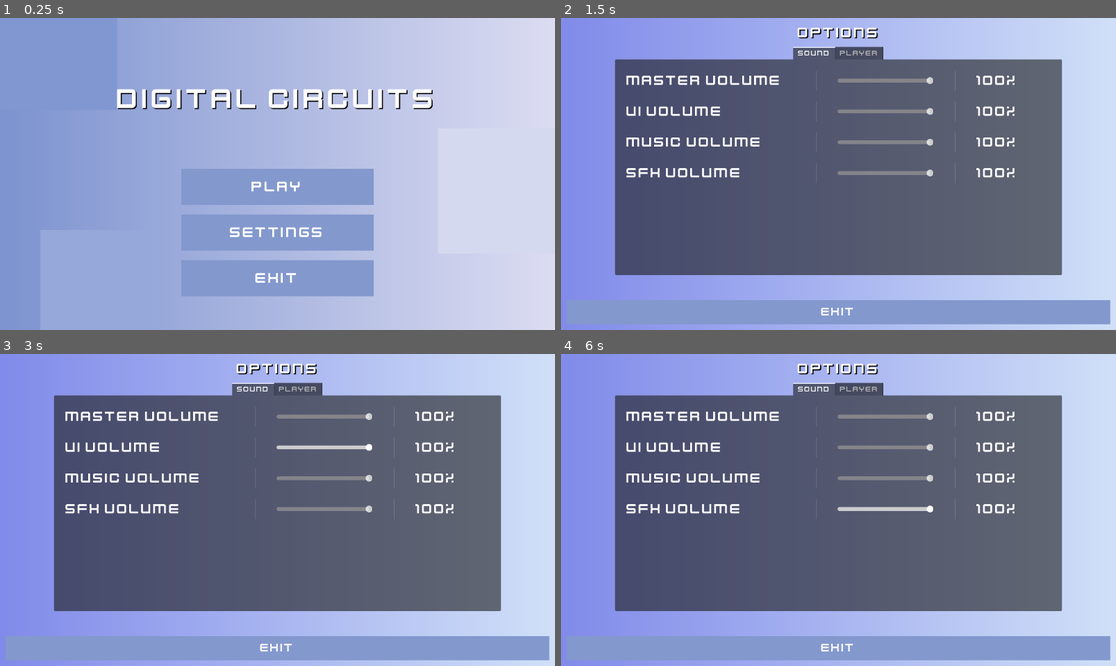
Above: before the commit, frames 1-4 (two rows, left to right).
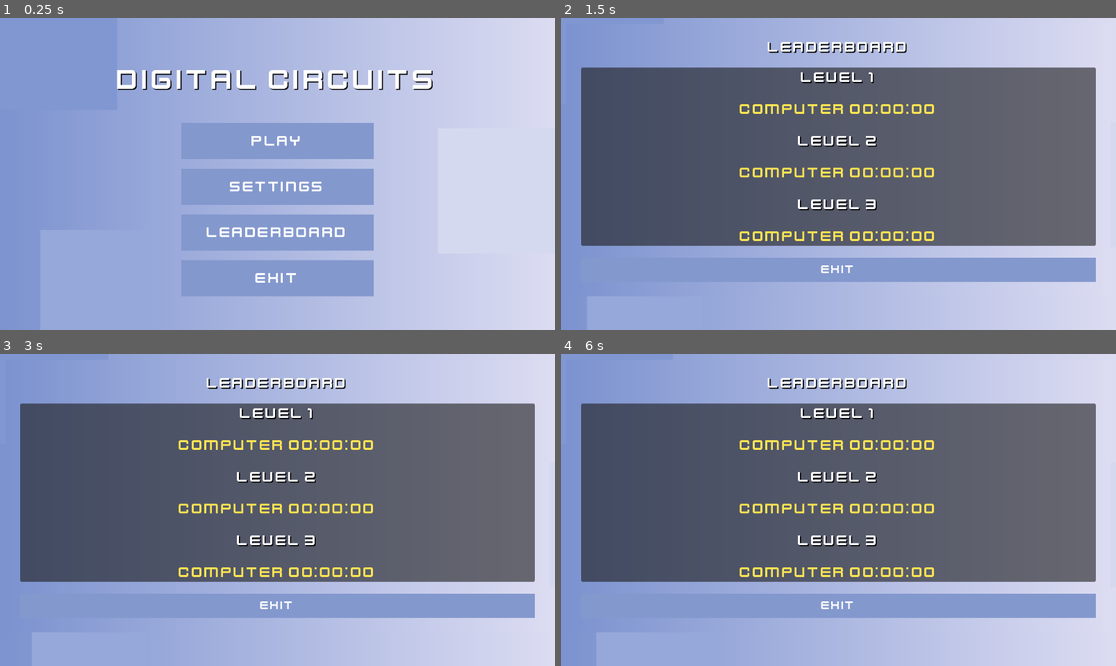
Above: after the commit, the same moments.

Repository: IllBeWatchingU/MSI-Project-UC
Game: Godot game, scene res://scenes/Menus/MainMenu.tscn
Two runs of this game, one before a commit and one after it. Both use one fixed random seed, a clock stepped at 60 frames per second and the inputs below.
Inputs (mouse positions are in pixels of both pictures, inside the frame that each line leads up to):
- Up to frame 1 (0.25 s): no input
- Up to frame 2 (1.5 s): click (838, 233) at 0.5 s, where only the run after the commit has a clickable "Leaderboard"; tap Enter at 1.25 s; move the mouse to (960, 158) at 1.27 s; hold D (MoveRight) from 1.28 s (still down); hold R (ConfirmSelection) from 1.28 s (still down)
- Up to frame 3 (3 s): tap Space (Jump) at 1.52, 2.27 s; move the mouse to (166, 525) at 2.02 s; release D (MoveRight) at 2.03 s; release R (ConfirmSelection) at 2.03 s; hold S (MoveBack) 2.03-2.78 s; tap E (Interact) at 2.1 s; tap R (ConfirmSelection) at 2.75 s; move the mouse to (333, 441) at 2.77 s; hold D (MoveRight) from 2.78 s (still down); hold R (ConfirmSelection) from 2.78 s (still down)
- Up to frame 4 (6 s): move the mouse to (810, 572) at 3.52 s; release D (MoveRight) at 3.53 s; release R (ConfirmSelection) at 3.53 s; hold W (MoveForward) 3.53-4.28 s; tap E (Interact) at 3.6, 5.1 s; tap Space (Jump) at 3.77, 4.52, 5.27 s; tap R (ConfirmSelection) at 4.25, 5.75 s; move the mouse to (1005, 556) at 4.27 s; hold R (ConfirmSelection) 4.28-5.03 s; hold A (MoveLeft) 4.28-5.78 s; move the mouse to (672, 463) at 5.02 s; move the mouse to (866, 510) at 5.77 s; hold S (MoveBack) from 5.78 s (still down); hold R (ConfirmSelection) from 5.78 s (still down)

The runs differ from the first frame. In frame 1, 8.5% of the frame differs, in the area x 21-78%, y 16-71%; in frame 2, 36%; in frame 3, 36%; in frame 4, 36%, in the area x 0-99%, y 0-100%.

Commit message:
Initial save manager created.

Diff:
--- a/project.godot
+++ b/project.godot
@@ -18,6 +18,7 @@
 [autoload]
 
 Constants="*res://scripts/Core/Constants.gd"
+SaveManager="*res://scripts/Core/SaveManager.gd"
 
 [file_customization]
 
--- /dev/null
+++ b/scenes/Menus/LeaderboardMenu.tscn
@@ -0,0 +1,142 @@
+[gd_scene load_steps=7 format=3 uid="uid://coxdctl7cyt6x"]
+
+[ext_resource type="FontFile" uid="uid://c7r7x7h6jh0uq" path="res://assets/fonts/kenvector_future.ttf" id="1_mbcmm"]
+[ext_resource type="Script" path="res://scripts/Menus/LeaderboardMenu.gd" id="1_r8kll"]
+
+[sub_resource type="Gradient" id="Gradient_0p7yj"]
+colors = PackedColorArray(0.489218, 0.577116, 0.814937, 1, 0.863987, 0.865142, 0.950427, 1)
+
+[sub_resource type="GradientTexture1D" id="GradientTexture1D_hj3hl"]
+gradient = SubResource("Gradient_0p7yj")
+
+[sub_resource type="StyleBoxFlat" id="StyleBoxFlat_m4rr3"]
+bg_color = Color(0.513726, 0.596078, 0.803922, 1)
+
+[sub_resource type="StyleBoxFlat" id="StyleBoxFlat_d3oyv"]
+bg_color = Color(0.329412, 0.572549, 0.945098, 1)
+
+[node name="LeaderboardMenu" type="Control"]
+layout_mode = 3
+anchors_preset = 15
+anchor_right = 1.0
+anchor_bottom = 1.0
+grow_horizontal = 2
+grow_vertical = 2
+script = ExtResource("1_r8kll")
+
+[node name="TextureRect" type="TextureRect" parent="."]
+layout_mode = 1
+anchors_preset = 15
+anchor_right = 1.0
+anchor_bottom = 1.0
+grow_horizontal = 2
+grow_vertical = 2
+texture = SubResource("GradientTexture1D_hj3hl")
+
+[node name="MarginContainer" type="MarginContainer" parent="."]
+layout_mode = 1
+anchors_preset = 15
+anchor_right = 1.0
+anchor_bottom = 1.0
+grow_horizontal = 2
+grow_vertical = 2
+theme_override_constants/margin_left = 30
+theme_override_constants/margin_top = 30
+theme_override_constants/margin_right = 30
+theme_override_constants/margin_bottom = 30
+
+[node name="VBoxContainer" type="VBoxContainer" parent="MarginContainer"]
+layout_mode = 2
+theme_override_constants/separation = 25
+
+[node name="Label" type="Label" parent="MarginContainer/VBoxContainer"]
+layout_mode = 2
+theme_override_colors/font_shadow_color = Color(0, 0, 0, 1)
+theme_override_constants/shadow_offset_x = 2
+theme_override_constants/shadow_offset_y = 2
+theme_override_fonts/font = ExtResource("1_mbcmm")
+theme_override_font_sizes/font_size = 32
+text = "Leaderboard"
+horizontal_alignment = 1
+vertical_alignment = 1
+
+[node name="PanelContainer" type="PanelContainer" parent="MarginContainer/VBoxContainer"]
+layout_mode = 2
+size_flags_vertical = 3
+
+[node name="VBoxContainer" type="VBoxContainer" parent="MarginContainer/VBoxContainer/PanelContainer"]
+layout_mode = 2
+theme_override_constants/separation = 30
+alignment = 1
+
+[node name="FirstLevelLabel" type="Label" parent="MarginContainer/VBoxContainer/PanelContainer/VBoxContainer"]
+layout_mode = 2
+theme_override_colors/font_shadow_color = Color(0, 0, 0, 1)
+theme_override_constants/shadow_offset_x = 2
+theme_override_constants/shadow_offset_y = 2
+theme_override_fonts/font = ExtResource("1_mbcmm")
+theme_override_font_sizes/font_size = 32
+text = "Level 1"
+horizontal_alignment = 1
+
+[node name="FirstLevel" type="Label" parent="MarginContainer/VBoxContainer/PanelContainer/VBoxContainer"]
+layout_mode = 2
+theme_override_colors/font_color = Color(0.984314, 0.894118, 0.321569, 1)
+theme_override_constants/shadow_offset_x = 2
+theme_override_constants/shadow_offset_y = 2
+theme_override_fonts/font = ExtResource("1_mbcmm")
+theme_override_font_sizes/font_size = 32
+text = "username  00:00:00"
+horizontal_alignment = 1
+
+[node name="SecondLevelLabel" type="Label" parent="MarginContainer/VBoxContainer/PanelContainer/VBoxContainer"]
+layout_mode = 2
+theme_override_colors/font_shadow_color = Color(0, 0, 0, 1)
+theme_override_constants/shadow_offset_x = 2
+theme_override_constants/shadow_offset_y = 2
+theme_override_fonts/font = ExtResource("1_mbcmm")
+theme_override_font_sizes/font_size = 32
+text = "Level 2"
+horizontal_alignment = 1
+
+[node name="SecondLevel" type="Label" parent="MarginContainer/VBoxContainer/PanelContainer/VBoxContainer"]
+layout_mode = 2
+theme_override_colors/font_color = Color(0.984314, 0.894118, 0.321569, 1)
+theme_override_constants/shadow_offset_x = 2
+theme_override_constants/shadow_offset_y = 2
+theme_override_fonts/font = ExtResource("1_mbcmm")
+theme_override_font_sizes/font_size = 32
+text = "username  00:00:00"
+horizontal_alignment = 1
+
+[node name="ThirdLevelLabel" type="Label" parent="MarginContainer/VBoxContainer/PanelContainer/VBoxContainer"]
+layout_mode = 2
+theme_override_colors/font_shadow_color = Color(0, 0, 0, 1)
+theme_override_constants/shadow_offset_x = 2
+theme_override_constants/shadow_offset_y = 2
+theme_override_fonts/font = ExtResource("1_mbcmm")
+theme_override_font_sizes/font_size = 32
+text = "Level 3
+"
+horizontal_alignment = 1
+
+[node name="ThirdLevel" type="Label" parent="MarginContainer/VBoxContainer/PanelContainer/VBoxContainer"]
+layout_mode = 2
+theme_override_colors/font_color = Color(0.984314, 0.894118, 0.321569, 1)
+theme_override_constants/shadow_offset_x = 2
+theme_override_constants/shadow_offset_y = 2
+theme_override_fonts/font = ExtResource("1_mbcmm")
+theme_override_font_sizes/font_size = 32
+text = "username  00:00:00"
+horizontal_alignment = 1
+
+[node name="ExitButton" type="Button" parent="MarginContainer/VBoxContainer"]
+custom_minimum_size = Vector2(0, 50)
+layout_mode = 2
+theme_override_colors/font_color = Color(1, 1, 1, 1)
+theme_override_colors/font_hover_color = Color(0, 0, 0, 1)
+theme_override_fonts/font = ExtResource("1_mbcmm")
+theme_override_font_sizes/font_size = 25
+theme_override_styles/normal = SubResource("StyleBoxFlat_m4rr3")
+theme_override_styles/hover = SubResource("StyleBoxFlat_d3oyv")
+text = "Exit"
--- a/scenes/Menus/MainMenu.tscn
+++ b/scenes/Menus/MainMenu.tscn
@@ -8,12 +8,13 @@
 [ext_resource type="PackedScene" uid="uid://crrsm1tcdluy7" path="res://scenes/Menus/LevelSelectMenu.tscn" id="5_sfge2"]
 [ext_resource type="PackedScene" uid="uid://i0sfj7yfh75v" path="res://scenes/Karnaugh/Level1.tscn" id="6_k5q2l"]
 [ext_resource type="PackedScene" uid="uid://1rry81l46ffo" path="res://scenes/Multiplexer/MultiplexLevel.tscn" id="7_w8hfj"]
+[ext_resource type="PackedScene" uid="uid://coxdctl7cyt6x" path="res://scenes/Menus/LeaderboardMenu.tscn" id="8_5o26k"]
 
-[sub_resource type="Gradient" id="Gradient_0p7yj"]
+[sub_resource type="Gradient" id="Gradient_wkbg1"]
 colors = PackedColorArray(0.489218, 0.577116, 0.814937, 1, 0.863987, 0.865142, 0.950427, 1)
 
 [sub_resource type="GradientTexture1D" id="GradientTexture1D_8lsmn"]
-gradient = SubResource("Gradient_0p7yj")
+gradient = SubResource("Gradient_wkbg1")
 
 [sub_resource type="StyleBoxFlat" id="StyleBoxFlat_15xra"]
 bg_color = Color(0.513726, 0.596078, 0.803922, 1)
@@ -95,7 +96,7 @@
 
 [node name="VBoxContainer" type="VBoxContainer" parent="AudioNode/MarginContainer"]
 layout_mode = 2
-theme_override_constants/separation = 120
+theme_override_constants/separation = 80
 
 [node name="Separator" type="Control" parent="AudioNode/MarginContainer/VBoxContainer"]
 layout_mode = 2
@@ -145,6 +146,17 @@
 theme_override_styles/hover = SubResource("StyleBoxFlat_tqgku")
 text = "Settings"
 
+[node name="LeaderboardButton" type="Button" parent="AudioNode/MarginContainer/HBoxContainer/Buttons"]
+custom_minimum_size = Vector2(400, 75)
+layout_mode = 2
+theme_override_colors/font_color = Color(1, 1, 1, 1)
+theme_override_colors/font_hover_color = Color(0, 0, 0, 1)
+theme_override_fonts/font = ExtResource("4_ka0ee")
+theme_override_font_sizes/font_size = 32
+theme_override_styles/normal = SubResource("StyleBoxFlat_15xra")
+theme_override_styles/hover = SubResource("StyleBoxFlat_tqgku")
+text = "Leaderboard"
+
 [node name="ExitButton" type="Button" parent="AudioNode/MarginContainer/HBoxContainer/Buttons"]
 custom_minimum_size = Vector2(400, 75)
 layout_mode = 2
@@ -165,6 +177,18 @@
 level1Scene = ExtResource("6_k5q2l")
 level3Scene = ExtResource("7_w8hfj")
 
+[node name="LeaderboardMenu" parent="AudioNode" instance=ExtResource("8_5o26k")]
+visible = false
+anchors_preset = 0
+anchor_right = 0.0
+anchor_bottom = 0.0
+offset_left = 12.0
+offset_top = 12.0
+offset_right = 1140.0
+offset_bottom = 578.0
+grow_horizontal = 1
+grow_vertical = 1
+
 [node name="MusicStreamPlayer" type="AudioStreamPlayer" parent="."]
 stream = ExtResource("5_7m007")
 volume_db = -11.243
--- a/scenes/Menus/SettingsMenuContainer.tscn
+++ b/scenes/Menus/SettingsMenuContainer.tscn
@@ -1,7 +1,8 @@
-[gd_scene load_steps=3 format=3 uid="uid://b4lojjmsbsnuh"]
+[gd_scene load_steps=4 format=3 uid="uid://b4lojjmsbsnuh"]
 
 [ext_resource type="FontFile" uid="uid://c7r7x7h6jh0uq" path="res://assets/fonts/kenvector_future.ttf" id="1_0fvr5"]
 [ext_resource type="PackedScene" uid="uid://drrcangs32okl" path="res://scenes/Menus/AudioSliderSettings.tscn" id="2_158v0"]
+[ext_resource type="Script" path="res://scripts/Menus/PlayerNameChange.gd" id="3_ucg55"]
 
 [node name="Control" type="Control"]
 layout_mode = 3
@@ -24,6 +25,7 @@
 grow_vertical = 2
 theme_override_fonts/font = ExtResource("1_0fvr5")
 tab_alignment = 1
+tabs_rearrange_group = 0
 
 [node name="Sound" type="TabBar" parent="TabContainer"]
 layout_mode = 2
@@ -85,6 +87,25 @@
 theme_override_constants/separation = 64
 alignment = 1
 
-[node name="Label" type="Label" parent="TabContainer/Player/MarginContainer/VBoxContainer"]
+[node name="HBoxContainer" type="HBoxContainer" parent="TabContainer/Player/MarginContainer/VBoxContainer"]
 layout_mode = 2
+theme_override_constants/separation = 42
+script = ExtResource("3_ucg55")
+
+[node name="PlayerName" type="Label" parent="TabContainer/Player/MarginContainer/VBoxContainer/HBoxContainer"]
+custom_minimum_size = Vector2(300, 0)
+layout_mode = 2
+theme_override_fonts/font = ExtResource("1_0fvr5")
+theme_override_font_sizes/font_size = 30
 text = "Player Name"
+
+[node name="VSeparator" type="VSeparator" parent="TabContainer/Player/MarginContainer/VBoxContainer/HBoxContainer"]
+layout_mode = 2
+
+[node name="LineEdit" type="LineEdit" parent="TabContainer/Player/MarginContainer/VBoxContainer/HBoxContainer"]
+custom_minimum_size = Vector2(350, 0)
+layout_mode = 2
+placeholder_text = "Player"
+
+[node name="SaveButton" type="Button" parent="TabContainer/Player/MarginContainer/VBoxContainer/HBoxContainer"]
+layout_mode = 2
--- /dev/null
+++ b/scripts/Core/SaveManager.gd
@@ -0,0 +1,33 @@
+extends Node
+
+var json = JSON.new()
+var path = "user://savedata.json"
+
+func write_save(content):
+	var file = FileAccess.open(path, FileAccess.WRITE)
+	file.store_string(json.stringify(content))
+	file.close()
+	file = null
+
+func read_save():
+	var file = FileAccess.open(path, FileAccess.READ)
+	var content = json.parse_string(file.get_as_text())
+	return content
+
+func create_new_save_file():
+	var save_data = {
+	"current_player_name": "Player",
+	"high_scores": {
+		"level_1": {"score": "00:00:00", "username": "Computer"},
+		"level_2": {"score": "00:00:00", "username": "Computer"},
+		"level_3": {"score": "00:00:00", "username": "Computer"}
+		}
+	}
+
+	write_save(save_data)
+	var content = read_save()
+	#print(content.high_scores["level_1"])
+
+func _ready():
+	if !FileAccess.open(path, FileAccess.READ):
+		create_new_save_file()
--- /dev/null
+++ b/scripts/Menus/LeaderboardMenu.gd
@@ -0,0 +1,35 @@
+class_name LeaderboardMenu
+extends Control
+
+@onready var exit_button = $MarginContainer/VBoxContainer/ExitButton as Button
+@onready var level_1_label = $MarginContainer/VBoxContainer/PanelContainer/VBoxContainer/FirstLevel as Label
+@onready var level_2_label = $MarginContainer/VBoxContainer/PanelContainer/VBoxContainer/SecondLevel as Label
+@onready var level_3_label = $MarginContainer/VBoxContainer/PanelContainer/VBoxContainer/ThirdLevel as Label
+
+var labels = []
+
+signal exit_leaderboard_menu
+
+# Called when the node enters the scene tree for the first time.
+func _ready():
+	exit_button.button_down.connect(on_exit_pressed)
+
+	labels.append(level_1_label)
+	labels.append(level_2_label)
+	labels.append(level_3_label)
+
+	#read high scores from save file
+	read_leaderboard()
+
+	set_process(false)
+
+
+func on_exit_pressed():
+	exit_leaderboard_menu.emit()
+	set_process(false)
+
+func read_leaderboard():
+	var data = SaveManager.read_save()
+	for i in data.high_scores.size():
+		var row_name = "level_" + str(i+1)
+		labels[i].text = data.high_scores[row_name].username + " " + data.high_scores[row_name].score
--- a/scripts/Menus/MainMenu.gd
+++ b/scripts/Menus/MainMenu.gd
@@ -5,8 +5,10 @@
 @onready var play_button = $AudioNode/MarginContainer/HBoxContainer/Buttons/PlayButton as Button
 @onready var settings_button = $AudioNode/MarginContainer/HBoxContainer/Buttons/SettingsButton as Button
 @onready var exit_button = $AudioNode/MarginContainer/HBoxContainer/Buttons/ExitButton as Button
+@onready var leaderboard_button = $AudioNode/MarginContainer/HBoxContainer/Buttons/LeaderboardButton as Button
 @onready var settings_menu = $AudioNode/SettingsMenu as SettingsMenu
 @onready var level_menu = $AudioNode/LevelSelectMenu as LevelSelectMenu
+@onready var leaderboard_menu = $AudioNode/LeaderboardMenu as LeaderboardMenu
 @onready var margin_container = $AudioNode/MarginContainer as MarginContainer
 
 # Called when the node enters the scene tree for the first time.
@@ -16,8 +18,11 @@
 	play_button.button_down.connect(_on_play_button_pressed)
 	settings_button.button_down.connect(_on_settings_button_pressed)
 	exit_button.button_down.connect(_on_exit_button_pressed)
+	leaderboard_button.button_down.connect(_on_leaderboard_button_pressed)
+
 	settings_menu.exit_options_menu.connect(_on_exit_options_menu)
 	level_menu.exit_levels_menu.connect(_on_exit_level_menu)
+	leaderboard_menu.exit_leaderboard_menu.connect(_on_exit_leaderboard_menu)
 
 
 # Called every frame. 'delta' is the elapsed time since the previous frame.
@@ -25,7 +30,6 @@
 	var tween = node.create_tween()
 	var offset = center - get_global_mouse_position() * 0.1
 	tween.tween_property(node,"position",offset,1.0)
-
 
 func _on_item_rect_changed():
 	center = Vector2(get_viewport_rect().size.x/2, get_viewport_rect().size.y/2)
@@ -42,6 +46,11 @@
 	settings_menu.set_process(true)
 	settings_menu.visible = true
 
+func _on_leaderboard_button_pressed():
+	margin_container.visible = false
+	leaderboard_menu.set_process(true)
+	leaderboard_menu.visible = true
+
 func _on_exit_button_pressed():
 	get_tree().quit()
 
@@ -52,3 +61,7 @@
 func _on_exit_level_menu():
 	margin_container.visible = true
 	level_menu.visible = false
+
+func _on_exit_leaderboard_menu():
+	margin_container.visible = true
+	leaderboard_menu.visible = false
--- /dev/null
+++ b/scripts/Menus/PlayerNameChange.gd
@@ -0,0 +1,13 @@
+extends HBoxContainer
+
+@onready var save_button = $SaveButton as Button
+@onready var line_edit = $LineEdit as LineEdit
+
+# Called when the node enters the scene tree for the first time.
+func _ready():
+	pass # Replace with function body.
+
+
+# Called every frame. 'delta' is the elapsed time since the previous frame.
+func _process(delta):
+	pass
Not shown: 1 places in scenes/Menus/MainMenu.tscn that only renumber resources
